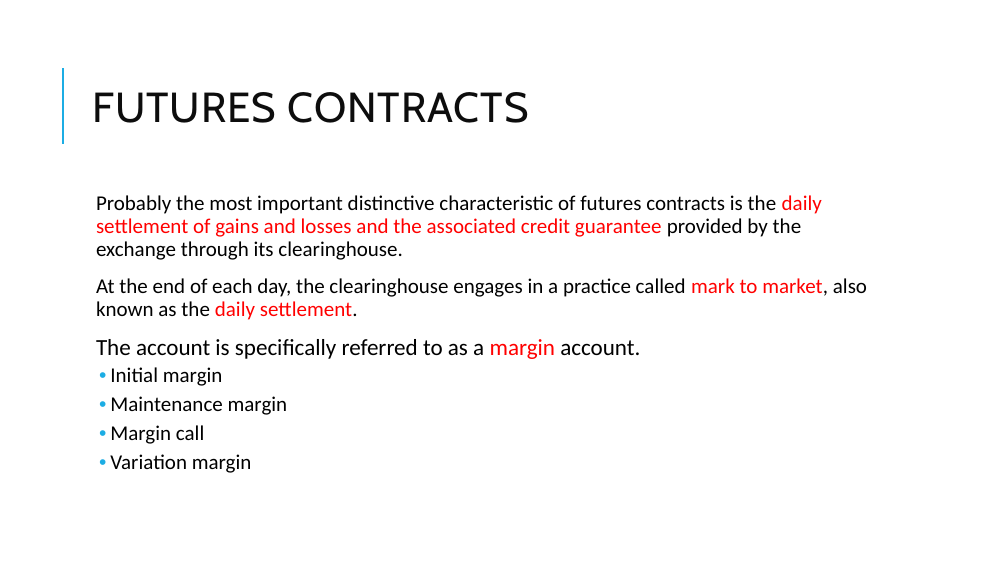
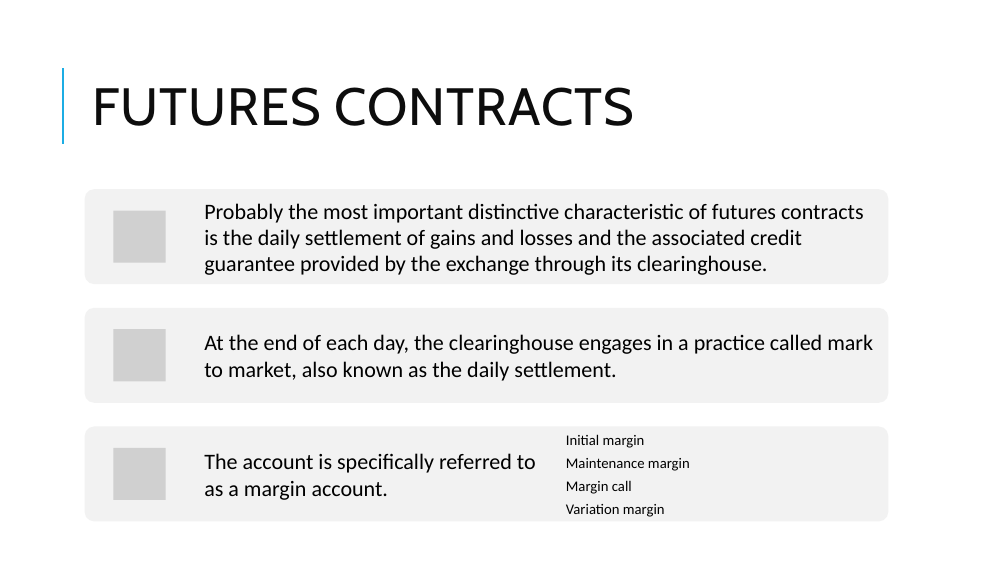
Before and after one commit to Isco0530/data, a slide deck: slide 12 of Derivatives.pptx. Drawn at 1008x567 pixels with LibreOffice and Linux fonts; fonts in the diff are those of the drawing; grey boxes stand for pictures. Boxes give left, top, right and bottom in pixels: in the first picture for what was removed or moved away, otherwise in the second. Text is boxed around its words. In the diff, an @@ line names an element or a change of style, - is before the commit and + after.

```diff
--- a/Derivatives.pptx
+++ b/Derivatives.pptx
@@ title "FUTURES CONTRACTS" at [92,87,634,126]: size 40 to 50 pt @@
@@ text removed at [96,195,867,473] @@
-  Probably the most important distinctive characteristic of futures contracts is the daily settlement of gains and losses and the associated credit guarantee provided by the exchange through its clearinghouse.
-  At the end of each day, the clearinghouse engages in a practice called mark to market, also known as the daily settlement.
-  The account is specifically referred to as a margin account.
-  • Initial margin
-  • Maintenance margin
-  • Margin call
-  • Variation margin
@@ group added at [85,189,889,522]: 4 texts, 3 rounded rectangles, 3 pictures @@
+Probably the most important distinctive characteristic of futures contracts is the daily settlement of gains and losses and the associated credit guarantee provided by the exchange through its clearinghouse.
+At the end of each day, the clearinghouse engages in a practice called mark to market, also known as the daily settlement.
+The account is specifically referred to as a margin account.
+Initial margin
+Maintenance margin
+Margin call
+Variation margin
```
Also in this commit, not shown: 9 other slides changed, 1 slide added.
